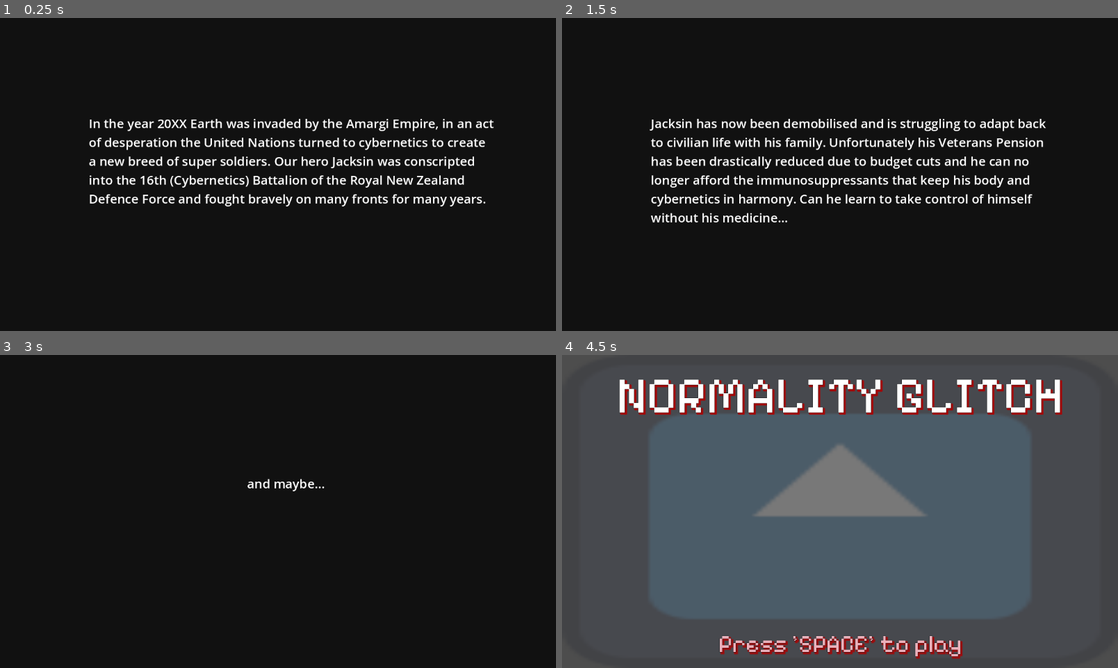
Above: before the commit, frames 1-4 (two rows, left to right).
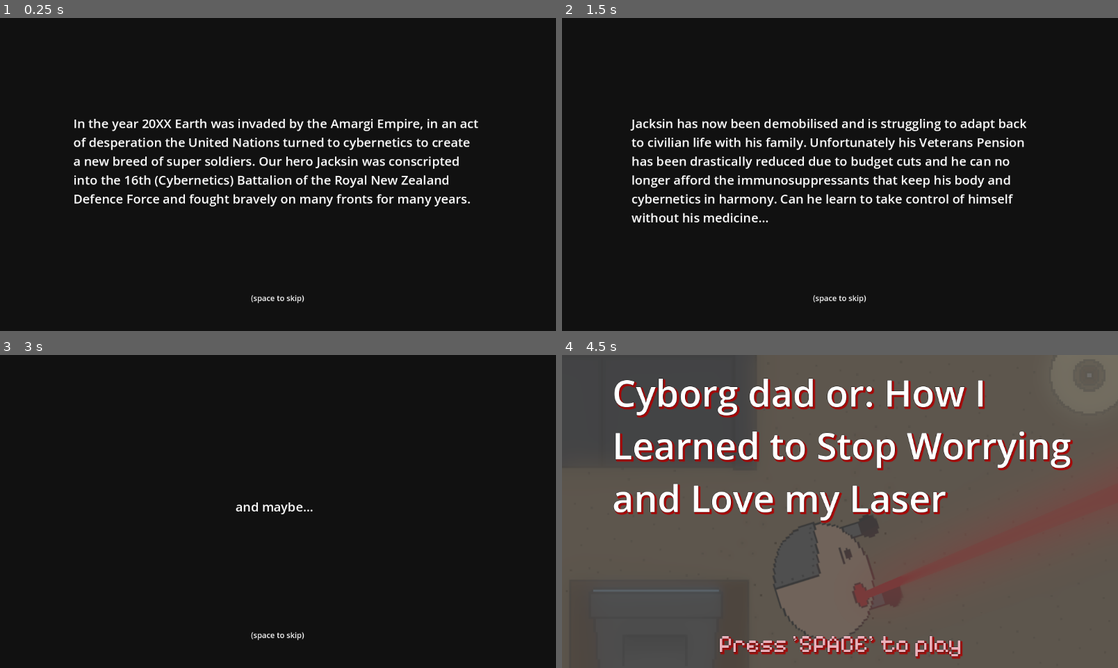
Above: after the commit, the same moments.

Repository: discoaaron/gamejam
Game: Godot game, scene res://scenes/intro/intro.tscn
The game is run twice, just before and just after one commit, with the same random seed, the same clock (stepped at 60 frames per second) and the same inputs. The engine's default icon, where the game draws it, is replaced by a stand-in: a white triangle on a blue panel in a dark square.
Inputs:
- Up to frame 1 (0.25 s): no input
- Up to frame 2 (1.5 s): tap Enter at 0.5 s; tap A (a) at 0.6 s; tap D (d) at 0.8, 1.35 s; tap Space (space) at 1.25 s
- Up to frame 3 (3 s): tap E (e) at 1.55, 2.1 s; tap Enter at 2 s; tap Q (q) at 2.3, 2.85 s; tap Space (space) at 2.75 s
- Up to frame 4 (4.5 s): tap S (s) at 3.05, 3.6 s; tap Enter at 3.5 s; tap Space (space) at 3.8, 4.25, 4.35 s

The runs differ from the first frame. In frame 1, 6.3% of the frame differs, in the area x 13-89%, y 32-92%; in frame 2, 6.9%; in frame 3, 0.5%; in frame 4, 65%, in the area x 0-100%, y 0-100%.

Commit message:
intro done!

Diff:
--- a/game/fonts/working_title.tres
+++ b/game/fonts/working_title.tres
@@ -1,10 +1,7 @@
-[gd_resource type="LabelSettings" load_steps=2 format=3 uid="uid://bl3m4ihdash5m"]
-
-[ext_resource type="FontFile" uid="uid://cw6g0hytutgdl" path="res://fonts/PixelifySans-VariableFont_wght.ttf" id="1_n7deh"]
+[gd_resource type="LabelSettings" format=3 uid="uid://bl3m4ihdash5m"]
 
 [resource]
-font = ExtResource("1_n7deh")
-font_size = 106
+font_size = 77
 outline_size = 2
 outline_color = Color(0, 0, 0, 1)
 shadow_size = 7
--- a/game/scenes/intro/intro.gd
+++ b/game/scenes/intro/intro.gd
@@ -31,3 +31,6 @@
 		showLabel()
 	else:
 		GameManager.load_menu_scene()
+
+func _on_heartbeat_timeout() -> void:
+	$heartbeatsound.play()
--- a/game/scenes/intro/intro.tscn
+++ b/game/scenes/intro/intro.tscn
@@ -1,9 +1,12 @@
-[gd_scene load_steps=3 format=3 uid="uid://deqeug6jeapyr"]
+[gd_scene load_steps=5 format=3 uid="uid://deqeug6jeapyr"]
 
 [ext_resource type="Script" path="res://scenes/intro/intro.gd" id="1_3l4es"]
+[ext_resource type="AudioStream" uid="uid://d0dyiupatsmsv" path="res://sound/418866__name__heartbeat-loop.wav" id="2_o8u8j"]
 
 [sub_resource type="LabelSettings" id="LabelSettings_8444k"]
 font_size = 26
+
+[sub_resource type="LabelSettings" id="LabelSettings_rwqw0"]
 
 [node name="Intro" type="Node2D"]
 script = ExtResource("1_3l4es")
@@ -15,9 +18,9 @@
 
 [node name="Text1" type="Label" parent="."]
 visible = false
-offset_left = 184.0
+offset_left = 152.0
 offset_top = 200.0
-offset_right = 1032.0
+offset_right = 1000.0
 offset_bottom = 392.0
 text = "In the year 20XX Earth was invaded by the Amargi Empire, in an act of desperation the United Nations turned to  …(212 unchanged characters)…
 "
@@ -26,20 +29,20 @@
 
 [node name="Text2" type="Label" parent="."]
 visible = false
-offset_left = 184.0
+offset_left = 144.0
 offset_top = 200.0
-offset_right = 1032.0
-offset_bottom = 392.0
+offset_right = 992.0
+offset_bottom = 431.0
 text = "Jacksin has now been demobilised and is struggling to adapt back to civilian life with his family. Unfortunatel …(233 unchanged characters)…
 label_settings = SubResource("LabelSettings_8444k")
 autowrap_mode = 3
 
 [node name="Text3" type="Label" parent="."]
 visible = false
-offset_left = 512.0
-offset_top = 248.0
-offset_right = 696.0
-offset_bottom = 312.0
+offset_left = 488.0
+offset_top = 296.0
+offset_right = 656.0
+offset_bottom = 336.0
 text = "and maybe...
 "
 label_settings = SubResource("LabelSettings_8444k")
@@ -48,9 +51,9 @@
 [node name="Text4" type="Label" parent="."]
 visible = false
 offset_left = 512.0
-offset_top = 248.0
-offset_right = 696.0
-offset_bottom = 312.0
+offset_top = 296.0
+offset_right = 640.0
+offset_bottom = 332.0
 text = "one day..."
 label_settings = SubResource("LabelSettings_8444k")
 autowrap_mode = 3
@@ -58,9 +61,9 @@
 [node name="Text5" type="Label" parent="."]
 visible = false
 offset_left = 400.0
-offset_top = 248.0
-offset_right = 912.0
-offset_bottom = 362.0
+offset_top = 296.0
+offset_right = 760.0
+offset_bottom = 336.0
 text = "start to love his laser again?
 "
 label_settings = SubResource("LabelSettings_8444k")
@@ -68,4 +71,21 @@
 
 [node name="Timer" type="Timer" parent="."]
 
+[node name="heartbeatsound" type="AudioStreamPlayer2D" parent="."]
+stream = ExtResource("2_o8u8j")
+autoplay = true
+
+[node name="heartbeat" type="Timer" parent="."]
+autostart = true
+
+[node name="TextSkip" type="Label" parent="."]
+offset_left = 520.0
+offset_top = 568.0
+offset_right = 632.0
+offset_bottom = 591.0
+text = "(space to skip)"
+label_settings = SubResource("LabelSettings_rwqw0")
+autowrap_mode = 3
+
 [connection signal="timeout" from="Timer" to="." method="_on_timer_timeout"]
+[connection signal="timeout" from="heartbeat" to="." method="_on_heartbeat_timeout"]
--- a/game/scenes/menu/menu.tscn
+++ b/game/scenes/menu/menu.tscn
@@ -1,7 +1,7 @@
 [gd_scene load_steps=10 format=3 uid="uid://blwnomklccg61"]
 
 [ext_resource type="Script" path="res://scenes/menu/menu.gd" id="1_5vsd1"]
-[ext_resource type="Texture2D" uid="uid://bwm0iehm5dnys" path="res://icon.svg" id="1_knau2"]
+[ext_resource type="Texture2D" uid="uid://ccf7cpmn0ohv0" path="res://art/Title Screen.png" id="2_f7p0i"]
 [ext_resource type="LabelSettings" uid="uid://bl3m4ihdash5m" path="res://fonts/working_title.tres" id="3_a0h3k"]
 [ext_resource type="FontFile" uid="uid://cw6g0hytutgdl" path="res://fonts/PixelifySans-VariableFont_wght.ttf" id="4_16k1r"]
 [ext_resource type="AudioStream" uid="uid://bqi0ns2nme3s1" path="res://sound/Gregoire Lourme - Commando Team (Action) [loop cut].ogg" id="4_wxh7w"]
@@ -71,29 +71,19 @@
 anchor_bottom = 1.0
 grow_horizontal = 2
 grow_vertical = 2
-texture = ExtResource("1_knau2")
+texture = ExtResource("2_f7p0i")
 
-[node name="MarginContainer" type="MarginContainer" parent="."]
-layout_mode = 1
-anchors_preset = 15
-anchor_right = 1.0
-anchor_bottom = 1.0
-grow_horizontal = 2
-grow_vertical = 2
-theme_override_constants/margin_left = 20
-theme_override_constants/margin_top = 20
-theme_override_constants/margin_right = 20
-theme_override_constants/margin_bottom = 20
+[node name="AudioStreamPlayer" type="AudioStreamPlayer" parent="."]
+stream = ExtResource("4_wxh7w")
+volume_db = -8.0
+autoplay = true
 
-[node name="TitleLabel" type="Label" parent="MarginContainer"]
+[node name="Label" type="Label" parent="."]
 layout_mode = 2
-size_flags_horizontal = 4
-size_flags_vertical = 0
-text = "NORMALITY GLITCH"
-label_settings = ExtResource("3_a0h3k")
-
-[node name="Label" type="Label" parent="MarginContainer"]
-layout_mode = 2
+offset_left = 323.5
+offset_top = 568.0
+offset_right = 827.5
+offset_bottom = 628.0
 size_flags_horizontal = 4
 size_flags_vertical = 8
 text = "Press 'SPACE' to play"
@@ -101,13 +91,20 @@
 horizontal_alignment = 1
 vertical_alignment = 2
 
-[node name="AnimationPlayer" type="AnimationPlayer" parent="MarginContainer/Label"]
+[node name="AnimationPlayer" type="AnimationPlayer" parent="Label"]
 libraries = {
 "": SubResource("AnimationLibrary_p15om")
 }
 autoplay = "pulse"
 
-[node name="AudioStreamPlayer" type="AudioStreamPlayer" parent="."]
-stream = ExtResource("4_wxh7w")
-volume_db = -8.0
-autoplay = true
+[node name="TitleLabel" type="Label" parent="."]
+layout_mode = 2
+offset_left = 104.0
+offset_top = 24.0
+offset_right = 1096.0
+offset_bottom = 348.0
+size_flags_horizontal = 4
+size_flags_vertical = 0
+text = "Cyborg dad or: How I Learned to Stop Worrying and Love my Laser"
+label_settings = ExtResource("3_a0h3k")
+autowrap_mode = 3
